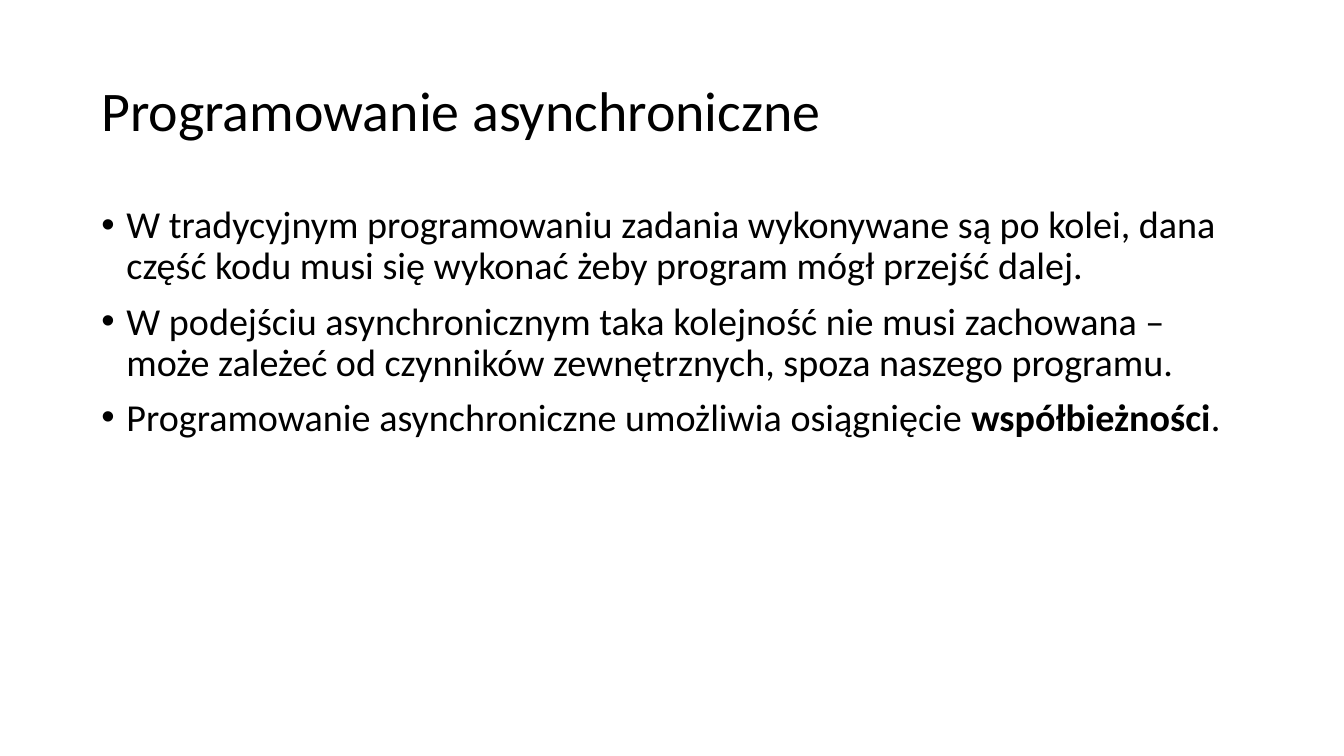
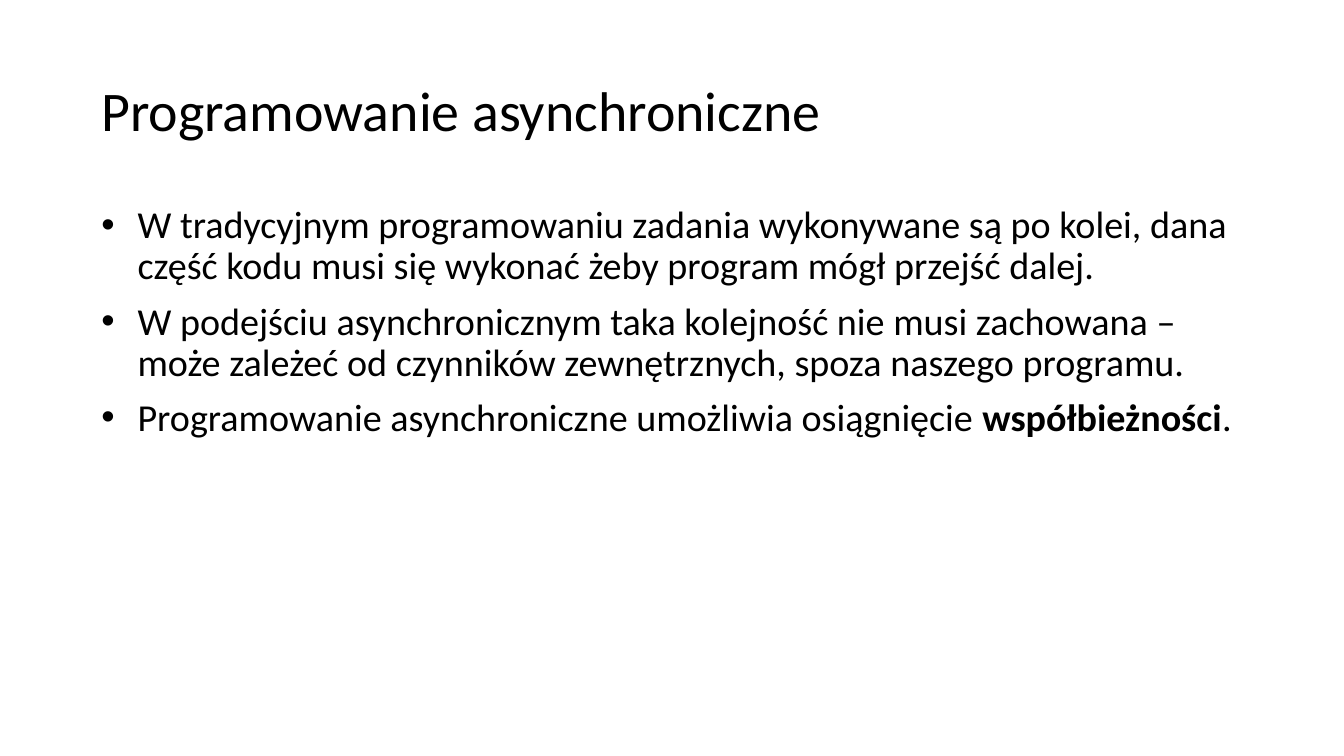
Before and after one commit to mpedziwiatr02/JPWP-User-Registration, a slide deck: slide 3 of PRESENTATION.odp. Drawn at 1344x756 pixels with LibreOffice and Linux fonts; fonts in the diff are those of the drawing; background and template pictures are left out. Boxes give left, top, right and bottom in pixels: in the first picture for what was removed or moved away, otherwise in the second. Text is boxed around its words. In the diff, an @@ line names an element or a change of style, - is before the commit and + after.

```diff
--- a/PRESENTATION.odp
+++ b/PRESENTATION.odp
@@ text "W tradycyjnym programowaniu zadania wykonywane ..." at box(138, 211, 1231, 438): indent changed @@
```
Also in this commit, not shown: 18 other slides changed.
